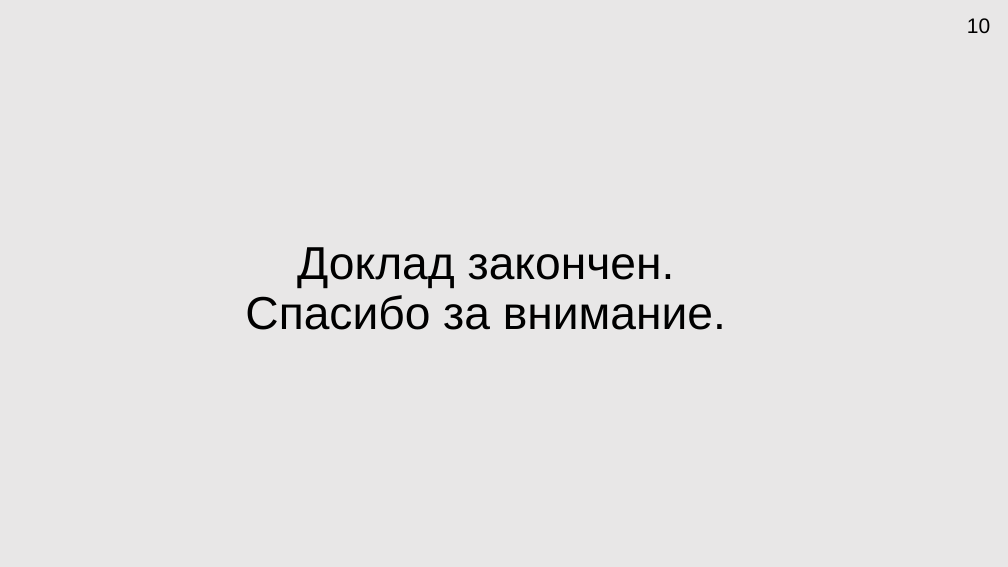
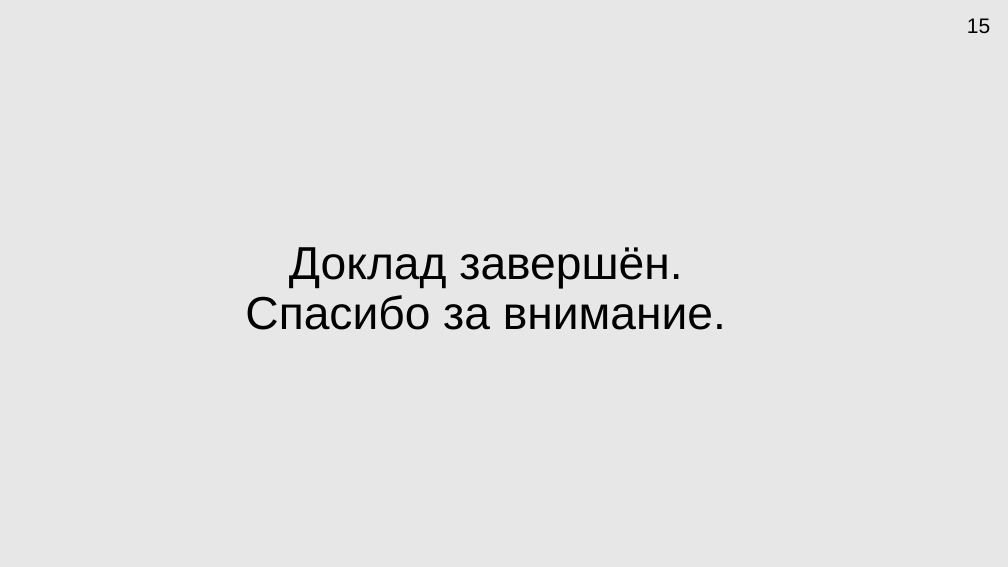
Before and after one commit to HORNetpy/testgitrepo, a slide deck: slide 15 of Docs/Мои документы/Презентация Microsoft PowerPoint.pptx (slide 10 before the commit). Drawn at 1008x567 pixels with LibreOffice and Linux fonts; fonts in the diff are those of the drawing. Boxes give left, top, right and bottom in pixels: in the first picture for what was removed or moved away, otherwise in the second. Text is boxed around its words. In the diff, an @@ line names an element or a change of style, - is before the commit and + after.

```diff
--- a/Docs/Мои документы/Презентация Microsoft PowerPoint.pptx
+++ b/Docs/Мои документы/Презентация Microsoft PowerPoint.pptx
@@ page number at box(967, 18, 990, 34): text changed @@
-10
+15
@@ title at box(245, 247, 726, 330): text changed @@
-Доклад закончен.
-Спасибо за внимание.
+Доклад завершён.
+Спасибо за внимание.
```
Also in this commit, not shown: 8 other slides changed, 6 slides added, 1 slide removed, 4 other files.
